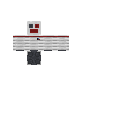
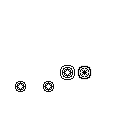
Layers edited between the first and the second 128×128 image:
renamed "Layer #8" to "Layer #9", showed it, opacity 25% → 100%, painted on it over [15, 21, 92, 92]
hid "Layer #7" over [13, 24, 69, 65]
hid "Layer #6" over [13, 21, 69, 65]
hid "Layer #1" over [13, 21, 69, 65]
